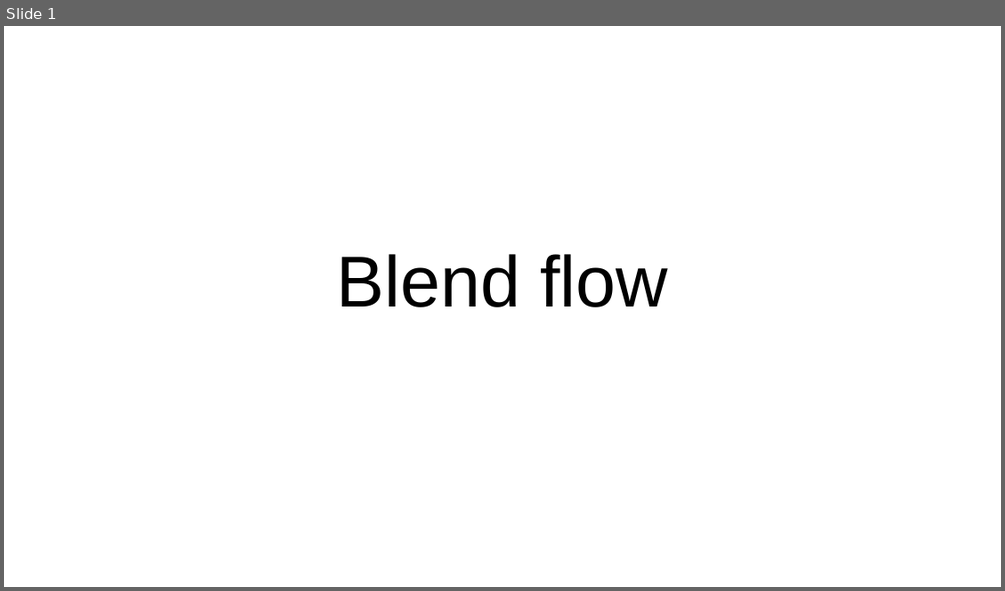
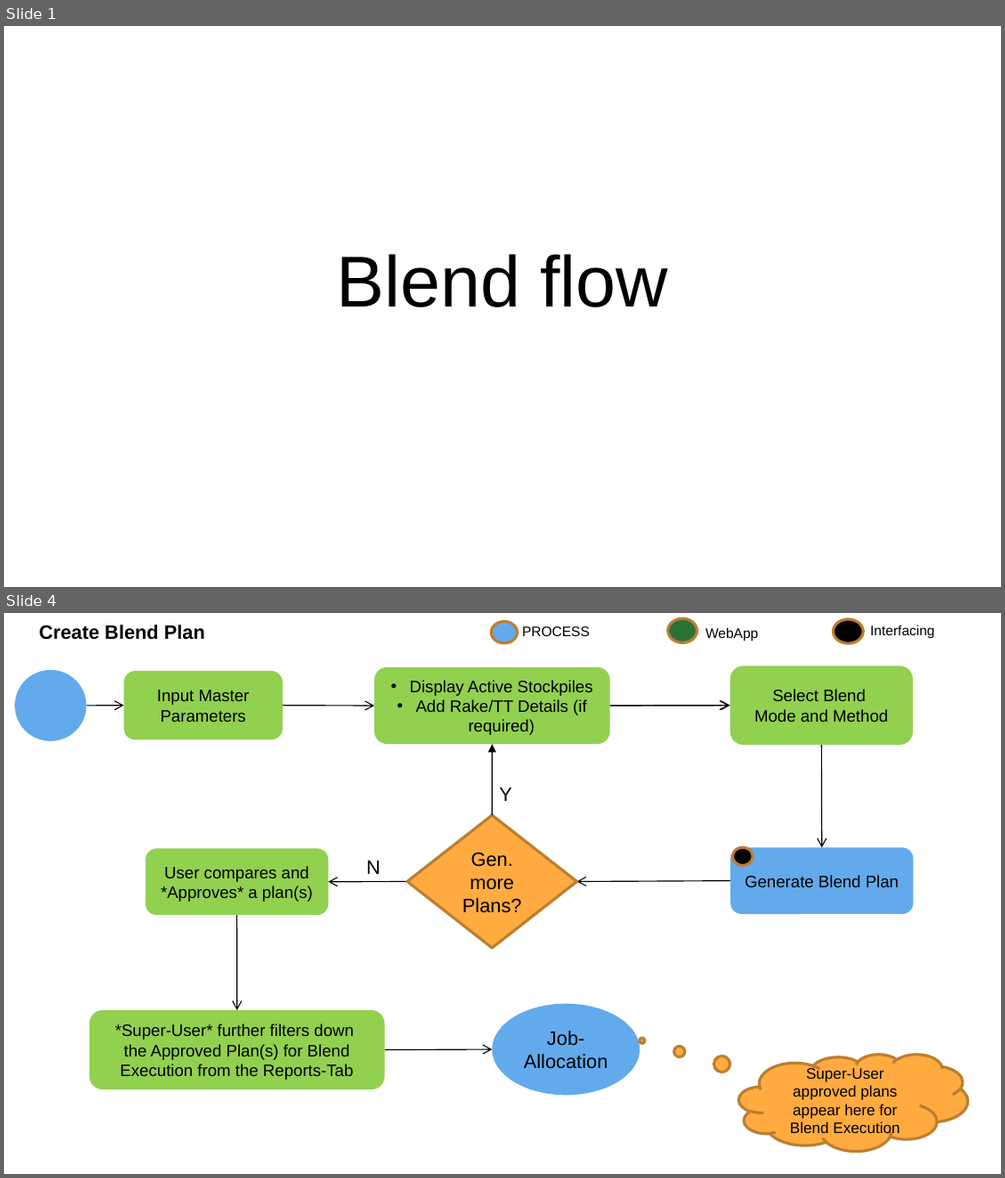
Before and after one commit to elogic-cscts/cscts_srs, a slide deck: Blending_SRS/blend-flow.pptx. Shown one above the other, each under a label of ours: slide 1 before the commit, slides 1 and 4 after it; the slides between them are not shown. The pictures are 1005x591 and 1005x1178 pixels, drawn with LibreOffice and Linux fonts; fonts in the diff are those of the drawing. Boxes give left, top, right and bottom in pixels: in the first picture for what was removed or moved away, otherwise in the second. Text is boxed around its words. In the diff, an @@ line names an element or a change of style, - is before the commit and + after.

Commit message:
blend updated ppt and SRS

```diff
--- a/Blending_SRS/blend-flow.pptx
+++ b/Blending_SRS/blend-flow.pptx
@@ slide 4 added at [4,613,1001,1174], background #FFFFFF @@
@@ text added at [39,625,205,640], 14 pt, text #000000, bold @@
+Create Blend Plan
@@ ellipse added at [492,622,518,644], fill #62AAEC, outline #BD7F2F 2 pt @@
@@ text added at [522,626,590,636], 10 pt, text #000000 @@
+PROCESS
@@ ellipse added at [668,619,696,643], fill #2C7238, outline #BD7F2F 2 pt @@
@@ text added at [705,627,758,641], 10 pt, text #000000 @@
+WebApp
@@ ellipse added at [833,619,863,643], fill #000000, outline #BD7F2F 2 pt @@
@@ text added at [870,625,934,638], 10 pt, text #000000 @@
+Interfacing
@@ rounded rectangle added at [729,666,912,745], fill #92D050, 12 pt, text #000000 @@
+Select Blend
+Mode and Method
@@ ellipse added at [15,670,87,740], fill #62AAEC @@
@@ rounded rectangle added at [123,671,282,739], fill #92D050, 12 pt, text #000000 @@
+Input Master Parameters
@@ rounded rectangle added at [374,666,609,744], fill #92D050, 12 pt, text #000000 @@
+• Display Active Stockpiles
+• Add Rake/TT Details (if required)
@@ arrow added from (87, 706) to (123, 706), #000000 0.75 pt @@
@@ arrow added from (282, 706) to (374, 706), #000000 0.75 pt @@
@@ arrow added from (610, 706) to (729, 706), #000000 0.75 pt @@
@@ arrow added from (611, 706) to (728, 706), #000000 0.75 pt @@
@@ arrow added from (493, 815) to (493, 744), #000000 0.75 pt @@
@@ arrow added from (821, 745) to (821, 847), #000000 0.75 pt @@
@@ text added at [499,787,512,801], 14 pt, text #000000 @@
+Y
@@ diamond added at [406,815,576,948], fill #FFAB40, outline #BD7F2F 2 pt, 14 pt, text #000000 @@
+Gen. more Plans?
@@ rounded rectangle added at [146,848,328,915], fill #92D050, 12 pt, text #000000 @@
+User compares and *Approves* a plan(s)
@@ rounded rectangle added at [730,847,913,914], fill #62AAEC, 12 pt, text #000000 @@
+Generate Blend Plan
@@ ellipse added at [733,847,752,865], fill #000000, outline #BD7F2F 2 pt @@
@@ text added at [366,860,380,874], 14 pt, text #000000 @@
+N
@@ arrow added from (406, 881) to (328, 881), #000000 0.75 pt @@
@@ arrow added from (730, 880) to (577, 881), #000000 0.75 pt @@
@@ arrow added from (237, 915) to (237, 1010), #000000 0.75 pt @@
@@ rounded rectangle added at [89,1010,385,1089], fill #92D050, 12 pt, text #000000 @@
+*Super-User* further filters down the Approved Plan(s) for Blend Execution from the Reports-Tab
@@ ellipse added at [493,1004,640,1095], fill #62AAEC, 14 pt, text #000000 @@
+Job-Allocation
@@ arrow added from (385, 1050) to (493, 1050), #000000 0.75 pt @@
@@ thought cloud added at [738,1054,968,1151], fill #FFAB40, outline #BD7F2F 2 pt, 11 pt, text #000000 @@
+Super-User approved plans appear here for Blend Execution
```
Also in this commit, not shown: 5 slides changed, 1 other file.
